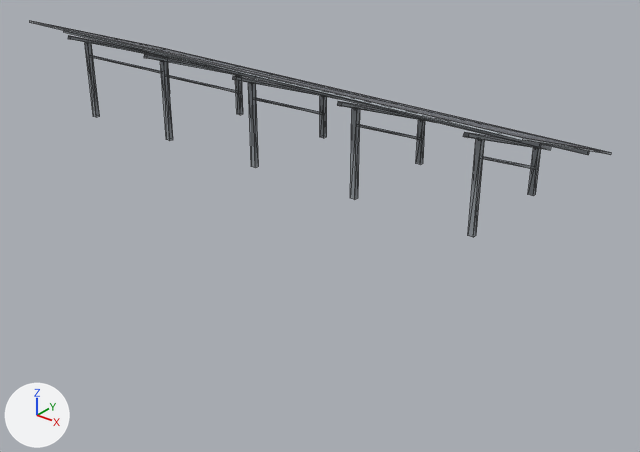
The glTF model apps/playground/public/models/solar-table.glb: old version first, new version second.
The view is the same before and after, from a 50 mm lens placed at (13.04, -15.25, 7.38), pointed at (0.75, 0.12, -2.15). The axes (+X, +Y, +Z) are drawn at lower left. The lights are the same throughout. The picture after the commit comes second. Mesh edges are drawn as thin lines. Where no turn or scale is listed for an object, it has been applied to the vertices. Vertices at exactly the same position are counted once.

Before the edit, the objects in view are built like this:
```python
me_modules = bpy.data.meshes.new('modules')
me_modules.from_pydata(...)  # 4 vertices, 2 faces; spans x -6.92..6.92, y -2.16..2.16, z 0.65..2.22
me_modules.materials.append(mat_modules)  # picture img_image_1
me_solar_table = bpy.data.meshes.new('solar-table')
me_solar_table.from_pydata(...)  # 184 vertices, 186 faces; spans x -6.92..6.92, y -2.17..2.16, z -0.3..2.22
me_solar_table.materials.append(mat_structure)  # picture img_image_0
# before: 32 (-5.64, 1.13, -0.3), 33 (-5.64, 1.25, -0.3) at pixel (170, 93), 36 (-5.76, 1.25, -0.3), 38 (-5.76, 1.13, -0.3), 40 (-5.64, -1.41, -0.3) at pixel (96, 117)
# before: 41 (-5.64, -1.29, -0.3) at pixel (99, 116), 44 (-5.76, -1.29, -0.3), 46 (-5.76, -1.41, -0.3) at pixel (93, 116)
# before: 160 (5.76, 1.13, -0.3) at pixel (533, 195), 161 (5.76, 1.25, -0.3) at pixel (535, 194), 164 (5.64, 1.25, -0.3), 166 (5.64, 1.13, -0.3) at pixel (527, 194), 168 (5.76, -1.41, -0.3) at pixel (473, 237)
# before: 169 (5.76, -1.29, -0.3) at pixel (476, 235), 172 (5.64, -1.29, -0.3), 174 (5.64, -1.41, -0.3) at pixel (467, 235)
ob_modules = bpy.data.objects.new('modules', me_modules)
ob_modules.location = (0.0, 0.0, 0.0)
ob_solar_table = bpy.data.objects.new('solar-table', me_solar_table)
ob_solar_table.location = (0.0, 0.0, 0.0)
```
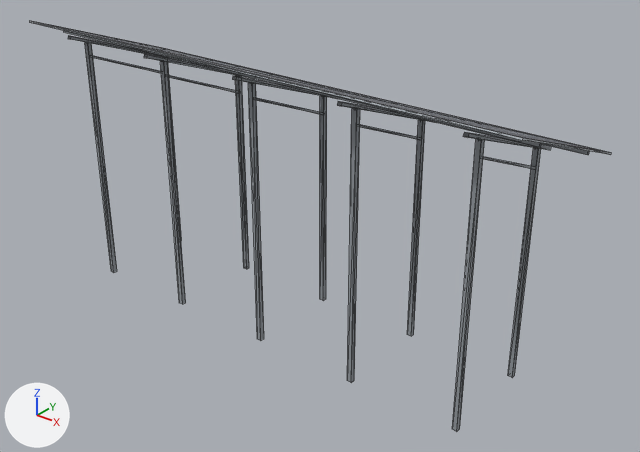
Changed parts and their boxes [x1, y1, x2, y2] in the pictures (640 x 452 px; the box of a moved part takes in the faces that stretch with it):
'solar-table', reshaped (89% taller)
    before: [29, 20, 611, 237]
    after: [29, 20, 611, 432]
part 1 of me_solar_table, moved or reshaped
    before: [160, 61, 425, 200]
    after: [160, 61, 425, 383]
part 2 of me_solar_table, moved or reshaped
    before: [85, 42, 170, 117]
    after: [85, 42, 181, 273]
part 3 of me_solar_table, moved or reshaped
    before: [468, 139, 541, 237]
    after: [452, 139, 541, 432]

Diff of the bpy script that builds the scene:
```diff
--- a/apps/playground/public/models/solar-table.glb.py
+++ b/apps/playground/public/models/solar-table.glb.py
@@ me_solar_table @@
 # used by ob_solar_table; location = (0.0, 0.0, 0.0)
-me_solar_table.from_pydata(...)  # 184 vertices, 186 faces; spans x -6.92..6.92, y -2.17..2.16, z -0.3..2.22
+me_solar_table.from_pydata(...)  # 184 vertices, 186 faces; spans x -6.92..6.92, y -2.17..2.16, z -5.0..2.22
+# me_solar_table part 1: all 24 vertices in x -2.91..2.91, y -1.41..1.25, z -0.3 are moved by (0.0, 0.0, -4.7)
+# me_solar_table part 2
+for i in [32, 33, 36, 38, 40, 41, 44, 46]: me_solar_table.vertices[i].co += Vector((0.0, 0.0, -4.7))
+# me_solar_table part 3
+for i in [160, 161, 164, 166, 168, 169, 172, 174]: me_solar_table.vertices[i].co += Vector((0.0, 0.0, -4.7))
 me_solar_table.materials.append(mat_structure)
```
